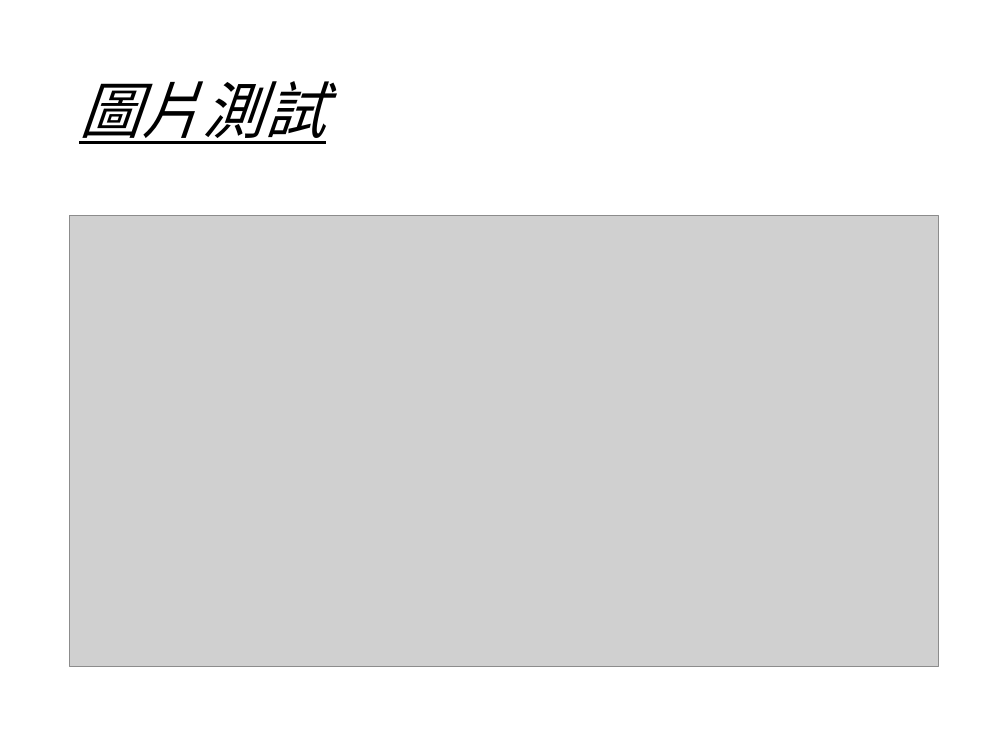
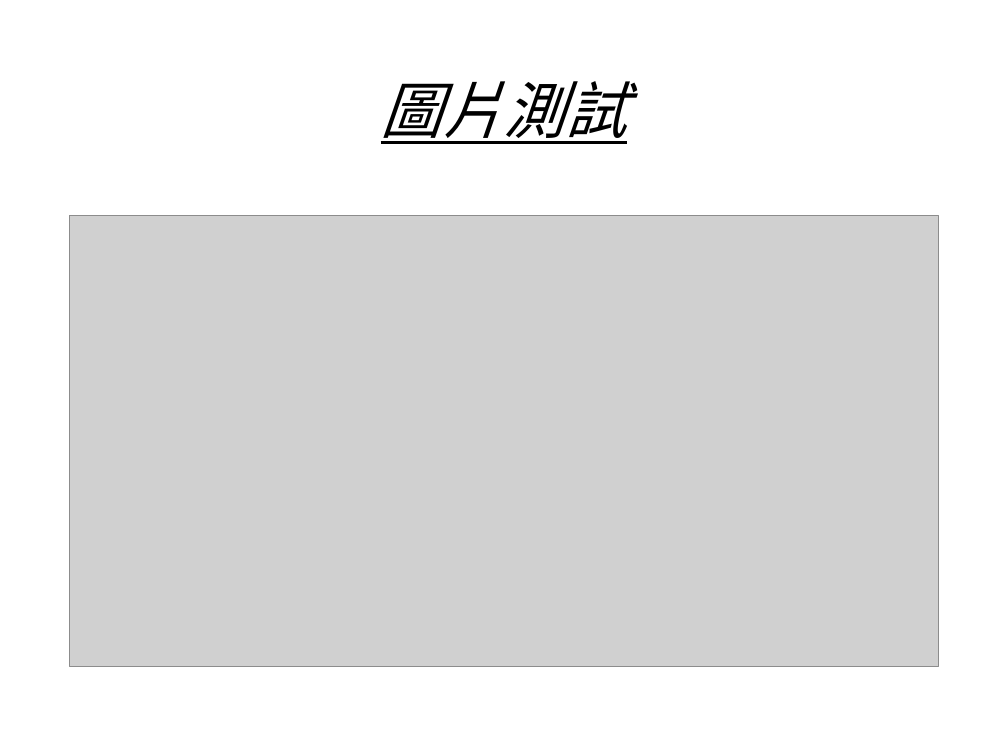
Before and after one commit to g21589/PPTX2HTML, a slide deck: slide 3 of files/test.pptx. Drawn at 1008x756 pixels with LibreOffice and Linux fonts; fonts in the diff are those of the drawing; grey boxes stand for pictures. Boxes give left, top, right and bottom in pixels: in the first picture for what was removed or moved away, otherwise in the second. Text is boxed around its words. In the diff, an @@ line names an element or a change of style, - is before the commit and + after.

```diff
--- a/files/test.pptx
+++ b/files/test.pptx
@@ title "圖片測試" at (381,81,627,144): alignment left to centre @@
```
Also in this commit, not shown: 1 slide added, 25 other files.
